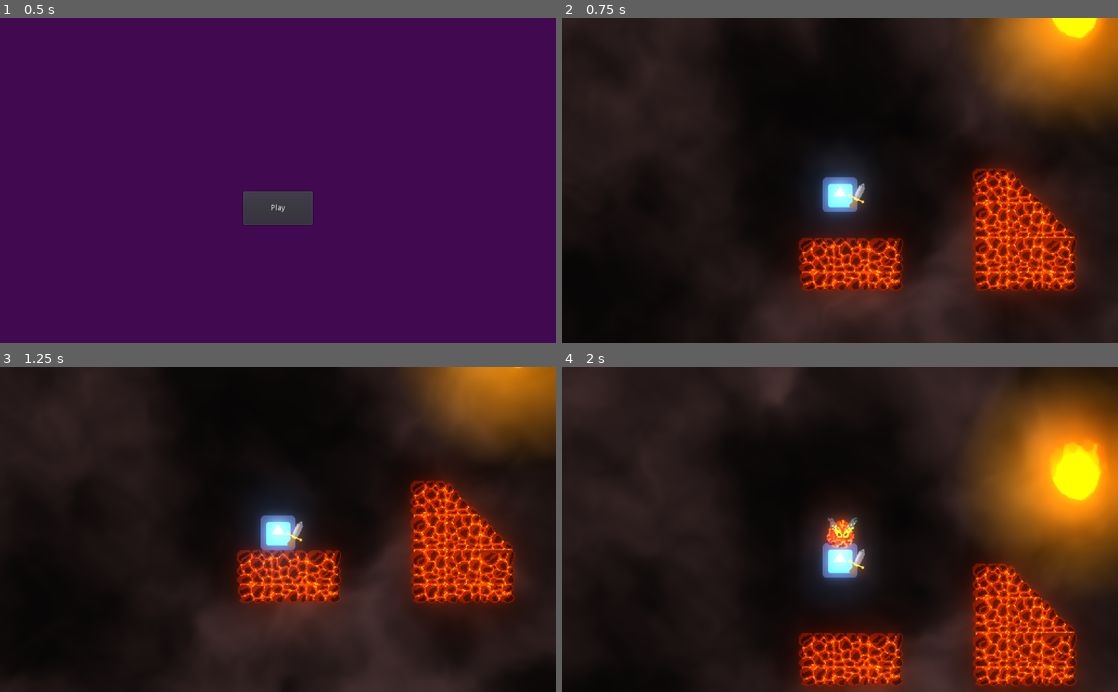
Above: before the commit, frames 1-4 (two rows, left to right).
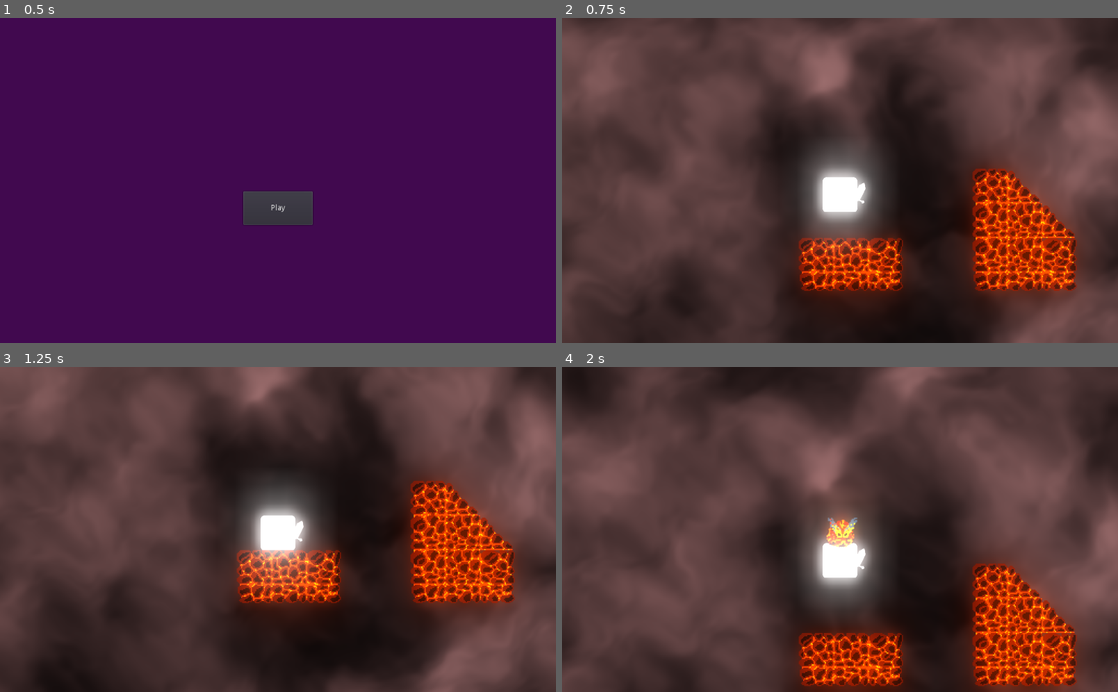
Above: after the commit, the same moments.

Repository: Schmo103/Project-Archimedes-Github-Game-Off-2022-
Game: Godot game, scene res://menu.tscn
The game is run twice, just before and just after one commit, with the same random seed, the same clock (stepped at 60 frames per second) and the same inputs. The project has no main scene, so this scene is started directly. The engine's default icon, where the game draws it, is replaced by a stand-in: a white triangle on a blue panel in a dark square.
Inputs (mouse positions are in pixels of both pictures, inside the frame that each line leads up to):
- Up to frame 1 (0.5 s): no input
- Up to frame 2 (0.75 s): click "Play" at 0.5 s
- Up to frame 3 (1.25 s): no input
- Up to frame 4 (2 s): tap Enter (ui_accept) at 1.25, 1.52 s; move the mouse to (962, 513) at 1.27 s

Frame 1 is identical in both runs. In frame 2, 79% of the frame differs, in the area x 0-100%, y 0-100%; in frame 3, 73%; in frame 4, 77%.

Commit message:
-changed physics
-readded shader

Diff:
--- a/Archimedes/fireball.tscn
+++ b/Archimedes/fireball.tscn
@@ -26,18 +26,19 @@
 shader_param/color = Color( 1, 0.678431, 0, 1 )
 
 [node name="Fireball" type="RigidBody2D"]
+scale = Vector2( 0.5, 0.5 )
 mode = 2
 script = ExtResource( 2 )
 
+[node name="Sprite" type="Sprite" parent="."]
+position = Vector2( 0, -5 )
+scale = Vector2( 0.5, 0.5 )
+texture = ExtResource( 1 )
+
 [node name="CollisionShape2D" type="CollisionShape2D" parent="."]
-visible = false
+scale = Vector2( 0.5, 0.5 )
 shape = SubResource( 1 )
 
 [node name="Sprite2" type="Sprite" parent="."]
 material = SubResource( 3 )
-position = Vector2( 0, -1 )
 texture = ExtResource( 3 )
-
-[node name="Sprite" type="Sprite" parent="."]
-position = Vector2( 0, -9 )
-texture = ExtResource( 1 )
--- a/Archimedes/world.tscn
+++ b/Archimedes/world.tscn
@@ -1,6 +1,4 @@
-
-[gd_scene load_steps=25 format=2]
-
+[gd_scene load_steps=27 format=2]
 
 [ext_resource path="res://art/lava.png" type="Texture" id=1]
 [ext_resource path="res://world/lava.gd" type="Script" id=2]
@@ -11,22 +9,6 @@
 [ext_resource path="res://art/sword.png" type="Texture" id=7]
 [ext_resource path="res://fireball.tscn" type="PackedScene" id=8]
 
-[sub_resource type="Shader" id=2]
-code = "shader_type canvas_item;
-uniform float flash: hint_range(0, 1);
-uniform vec4 color :hint_color;
-
-void fragment() {
-	vec4 pixelcolor = texture(TEXTURE, UV);
-	COLOR = mix(pixelcolor, color, flash);
-	COLOR.a *= pixelcolor.a;
-}"
-
-[sub_resource type="ShaderMaterial" id=3]
-shader = SubResource( 2 )
-shader_param/flash = 0.0
-shader_param/color = Color( 1, 1, 1, 1 )
-
 [sub_resource type="Shader" id=16]
 code = "shader_type canvas_item;
 
@@ -74,7 +56,7 @@
 
 	float final = fbm(coord + motion);
 
-	COLOR = vec4(color, final * 0.5);
+	COLOR = vec4(color, final * 0.8);
 }
 "
 
@@ -82,9 +64,6 @@
 shader = SubResource( 16 )
 shader_param/color = Vector3( 0.5, 0.4, 0.4 )
 shader_param/OCTAVES = 4
-
-[sub_resource type="ConvexPolygonShape2D" id=2]
-points = PoolVector2Array( 0, 0, 32, 0, 32, 32, 0, 32 )
 
 [sub_resource type="ConvexPolygonShape2D" id=4]
 points = PoolVector2Array( 0, 0, 32, 0, 32, 16.7015, 0, 16.7015 )
@@ -130,14 +109,13 @@
 0/navigation_offset = Vector2( 0, 0 )
 0/shape_offset = Vector2( 0, 0 )
 0/shape_transform = Transform2D( 1, 0, 0, 1, 0, 0 )
-0/shape = SubResource( 2 )
 0/shape_one_way = false
 0/shape_one_way_margin = 1.0
 0/shapes = [ {
 "autotile_coord": Vector2( 0, 0 ),
 "one_way": false,
 "one_way_margin": 1.0,
-"shape": SubResource( 2 ),
+"shape": null,
 "shape_transform": Transform2D( 1, 0, 0, 1, 0, 0 )
 } ]
 0/z_index = 0
@@ -382,6 +360,22 @@
 } ]
 12/z_index = 0
 
+[sub_resource type="Shader" id=19]
+code = "shader_type canvas_item;
+uniform float flash: hint_range(0, 1);
+uniform vec4 color :hint_color = vec4(1.0, 1.0, 1.0, 1.0);
+
+void fragment() {
+	vec4 pixelcolor = texture(TEXTURE, UV);
+	COLOR = mix(pixelcolor, color, flash);
+	COLOR.a *= pixelcolor.a;
+}"
+
+[sub_resource type="ShaderMaterial" id=20]
+shader = SubResource( 19 )
+shader_param/flash = null
+shader_param/color = Color( 1, 1, 1, 1 )
+
 [sub_resource type="RectangleShape2D" id=1]
 extents = Vector2( 31, 31 )
 
@@ -405,21 +399,20 @@
 
 [node name="wavy shader" type="Sprite" parent="."]
 material = SubResource( 17 )
-position = Vector2( 543, -132 )
-scale = Vector2( 24.4688, 23.3437 )
+position = Vector2( 610, -69 )
+scale = Vector2( 26.5938, 25.2188 )
 texture = ExtResource( 3 )
 
 [node name="terrain" type="TileMap" parent="."]
 tile_set = SubResource( 13 )
 cell_size = Vector2( 32, 32 )
 format = 1
-
 tile_data = PoolIntArray( -1572829, 12, 0, -1572828, 11, 0, -1572827, 2, 0, -1507293, 8, 0, -1507292, 9, 0, -1507291, 1 …(2133 unchanged characters)…
 
 [node name="player" type="KinematicBody2D" parent="."]
+material = SubResource( 20 )
 position = Vector2( 326, 230 )
 scale = Vector2( 0.5, 0.5 )
-
 script = ExtResource( 5 )
 __meta__ = {
 "_edit_group_": true
@@ -444,7 +437,7 @@
 texture = ExtResource( 7 )
 
 [node name="Fireball" parent="." instance=ExtResource( 8 )]
-position = Vector2( 543, 82 )
+position = Vector2( 912, 47 )
 
 [node name="Lava" type="Sprite" parent="."]
 position = Vector2( 496, 861 )
--- a/Archimedes/world/player.gd
+++ b/Archimedes/world/player.gd
@@ -4,9 +4,9 @@
 var jump = false #variable to record if jump button was pressed
 var grav = 20 #set gravity speed
 var jump_speed = 500 #set jump speed
-var fric = 20
-var air_fric = 10
-var MAXSPEED = 300
+var fric = 40
+var air_fric = 20
+var MAXSPEED = 150
 
 var sword_posi = 1 #-1 is left, 1 is right
 var sword_swinging = true
@@ -19,7 +19,7 @@
 
 func _ready():
 	$Camera2D.current = true #make camera "the camera"
-
+	flash(2)
 
 func flash(time):
 	material.set("shader_param/flash", 1)
--- a/Archimedes/world/world.gd
+++ b/Archimedes/world/world.gd
@@ -21,6 +21,7 @@
 var n_offest = Vector2(-174, -104)
 onready var butn = $menu
 var m_offset = Vector2(-103, 35)
+onready var fog = get_node("wavy shader")
 
 func spawner():
 	if spawnable == true:
@@ -52,6 +53,7 @@
 	bkgd.set_position(get_node("player/Camera2D").get_camera_screen_center() - b_offset)
 	note.set_position(get_node("player/Camera2D").get_camera_screen_center() + n_offest)
 	butn.set_position(get_node("player/Camera2D").get_camera_screen_center() + m_offset)
+	#fog.position = get_node("player/Camera2D").get_camera_screen_center()
 	#moves background and label to correct positions relative to camera
 
 
